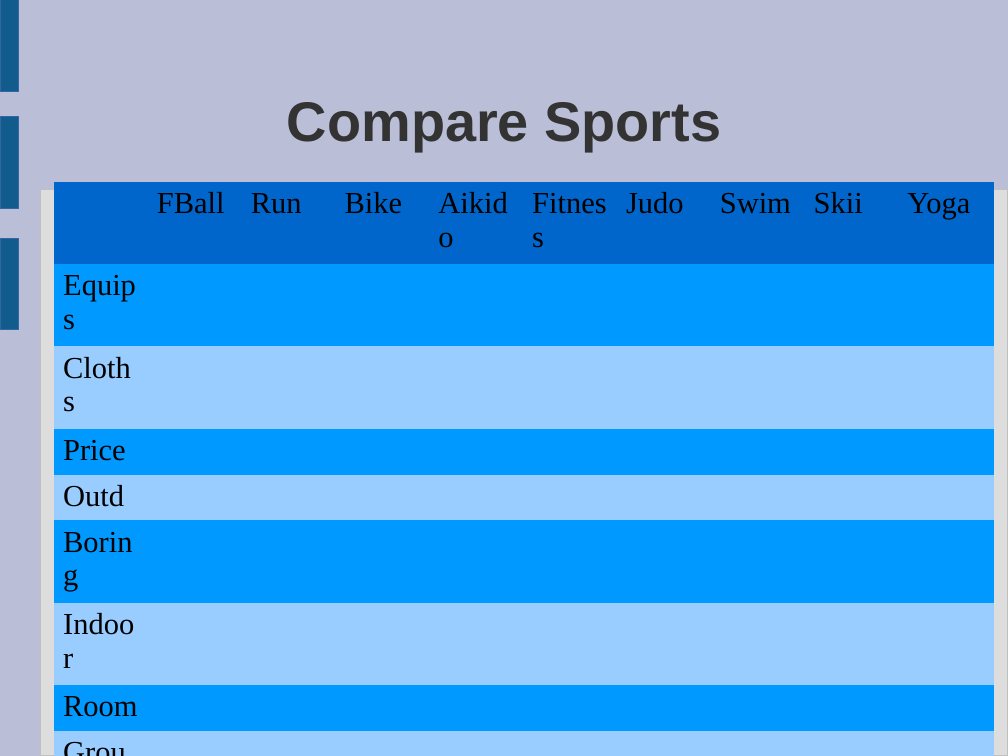
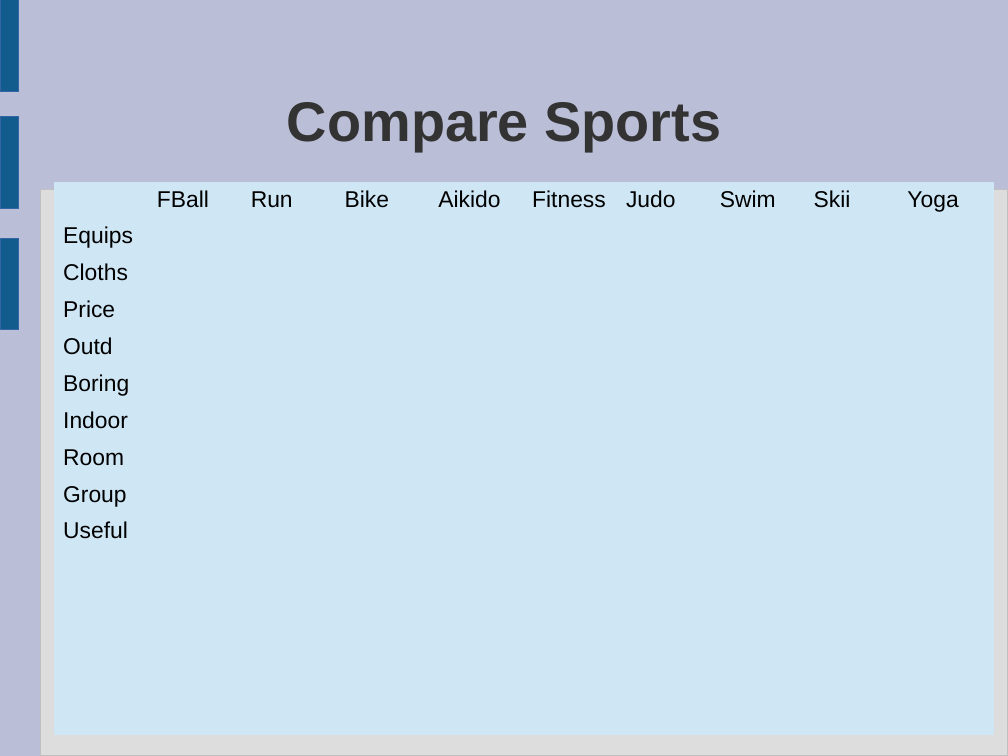
Before and after one commit to peterborkuti/english, a slide deck: slide 6 of yoga_01.odp. Drawn at 1008x756 pixels with LibreOffice and Linux fonts; fonts in the diff are those of the drawing. Boxes give left, top, right and bottom in pixels: in the first picture for what was removed or moved away, otherwise in the second. Text is boxed around its words. In the diff, an @@ line names an element or a change of style, - is before the commit and + after.

Commit message:
yo

```diff
--- a/yoga_01.odp
+++ b/yoga_01.odp
@@ table at (54, 182, 997, 735) @@
@@ fill #0066CC to #CFE7F5 in row 1 @@
@@ fill #0099FF to #CFE7F5 in 70 cells @@
@@ fill #99CCFF to #CFE7F5 in 70 cells @@
@@ size 24 to 18 pt, font Times New Roman to Arial @@
```
Also in this commit, not shown: 2 other slides changed, 2 slides added.
